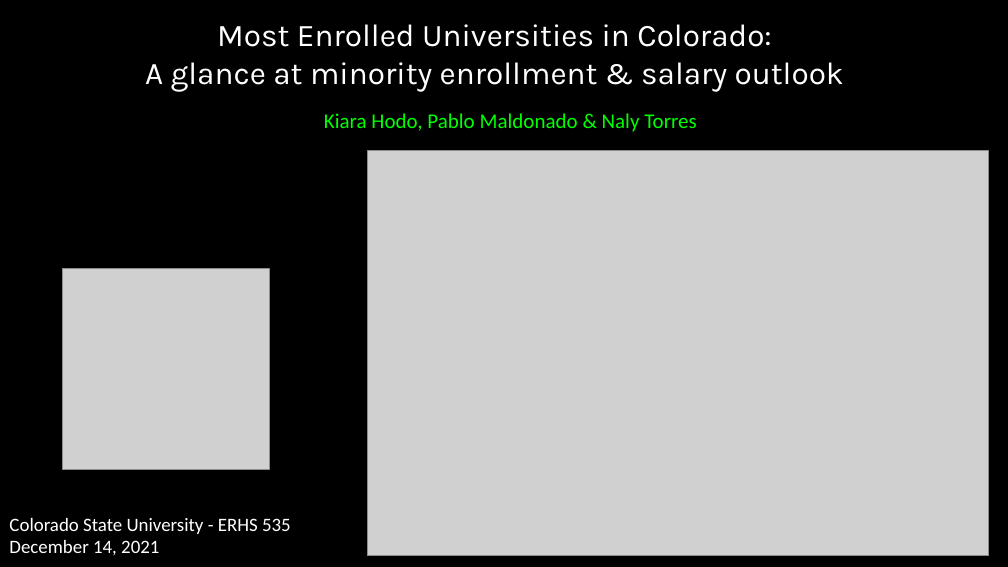
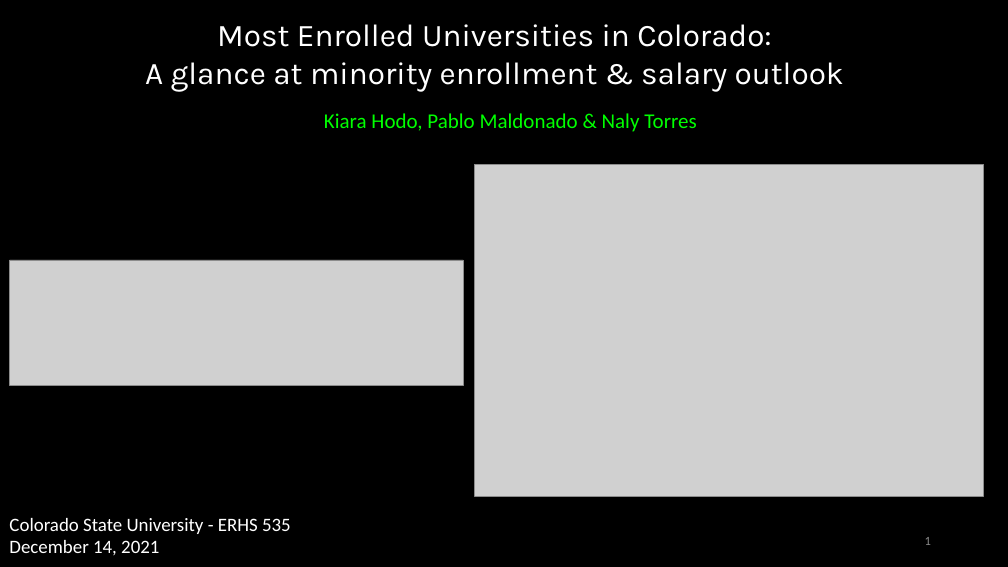
Before and after one commit to pmlnado/Rproj_final, a slide deck: slide 1 of R_FINAL_PPT.pptx. Drawn at 1008x567 pixels with LibreOffice and Linux fonts; fonts in the diff are those of the drawing; grey boxes stand for pictures. Boxes give left, top, right and bottom in pixels: in the first picture for what was removed or moved away, otherwise in the second. Text is boxed around its words. In the diff, an @@ line names an element or a change of style, - is before the commit and + after.

Commit message:
ppt changes

```diff
--- a/R_FINAL_PPT.pptx
+++ b/R_FINAL_PPT.pptx
@@ picture: place and size @@
-picture at (368, 150, 989, 556)
+picture at (475, 164, 984, 496)
@@ picture added at (10, 260, 464, 386) @@
@@ picture removed at (63, 268, 269, 470) @@
@@ page number added at (925, 537, 931, 545), 12 pt, text #8C8C8C @@
+1
```
